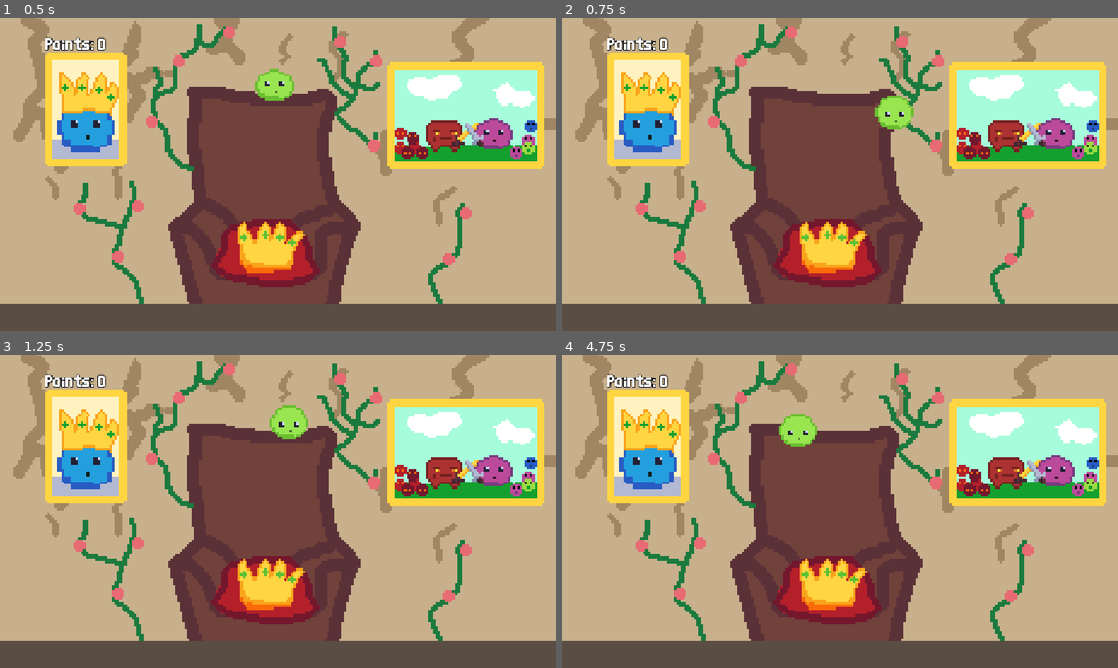
Above: before the commit, frames 1-4 (two rows, left to right).
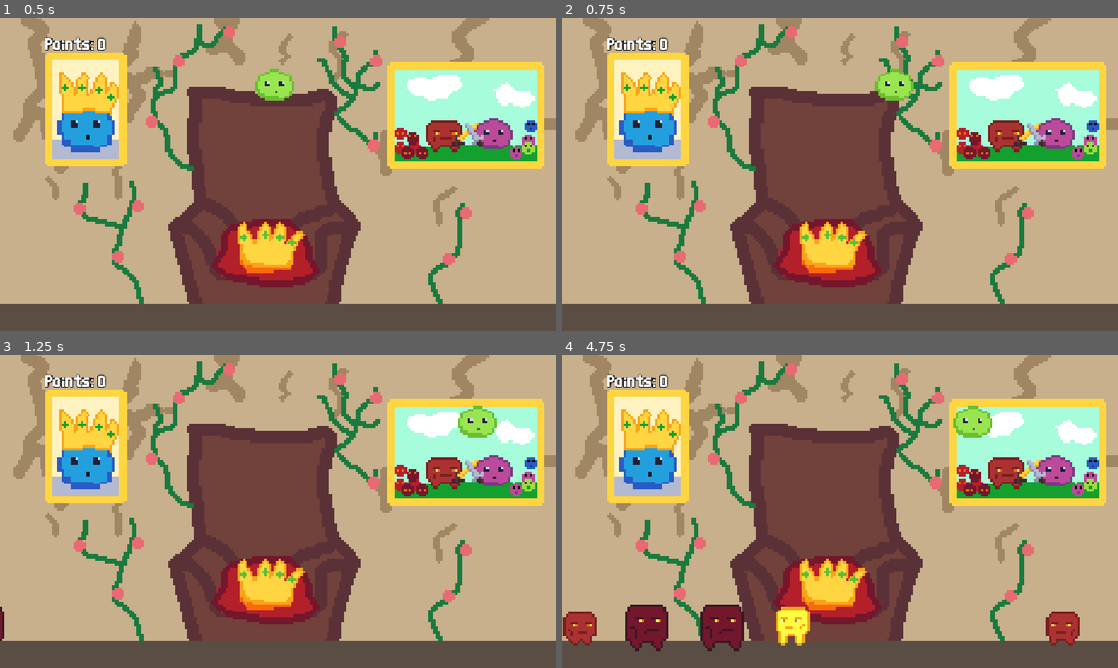
Above: after the commit, the same moments.

Repository: gnampfkuchen-oss/King-of-Blob
Game: Godot game, scene res://Scenes/main.tscn
Two runs of this game, one before a commit and one after it. Both use one fixed random seed, a clock stepped at 60 frames per second and the inputs below.
Inputs:
- Up to frame 1 (0.5 s): no input
- Up to frame 2 (0.75 s): tap Enter at 0.5 s; hold Right (right) from 0.53 s (still down)
- Up to frame 3 (1.25 s): keep holding Right (right); tap Tab (upgrades) at 0.77 s
- Up to frame 4 (4.75 s): tap Tab (upgrades) at 1.52, 3.02, 3.77, 4.52 s; release Right (right) at 2.03 s; hold Left (left) 2.03-2.78 s; hold Right (right) 2.78-4.28 s; hold Left (left) from 4.28 s (still down)

Frame 1 is identical in both runs. In frame 2, 1.1% of the frame differs, in the area x 56-64%, y 16-36%; in frame 3, 1.2%; in frame 4, 4.9%, in the area x 0-94%, y 16-95%.

Commit message:
Update player.gd

Diff:
--- a/new-game-project/Scripts/player.gd
+++ b/new-game-project/Scripts/player.gd
@@ -8,7 +8,7 @@
 # Called when the node enters the scene tree for the first time.
 func _ready() -> void:
 	gravity = 0
-	while not Input.is_anything_pressed(): await get_tree().process_frame
+	await get_tree().create_timer(5).timeout
 	gravity = 17
 
 # Called every frame. 'delta' is the elapsed time since the previous frame.
